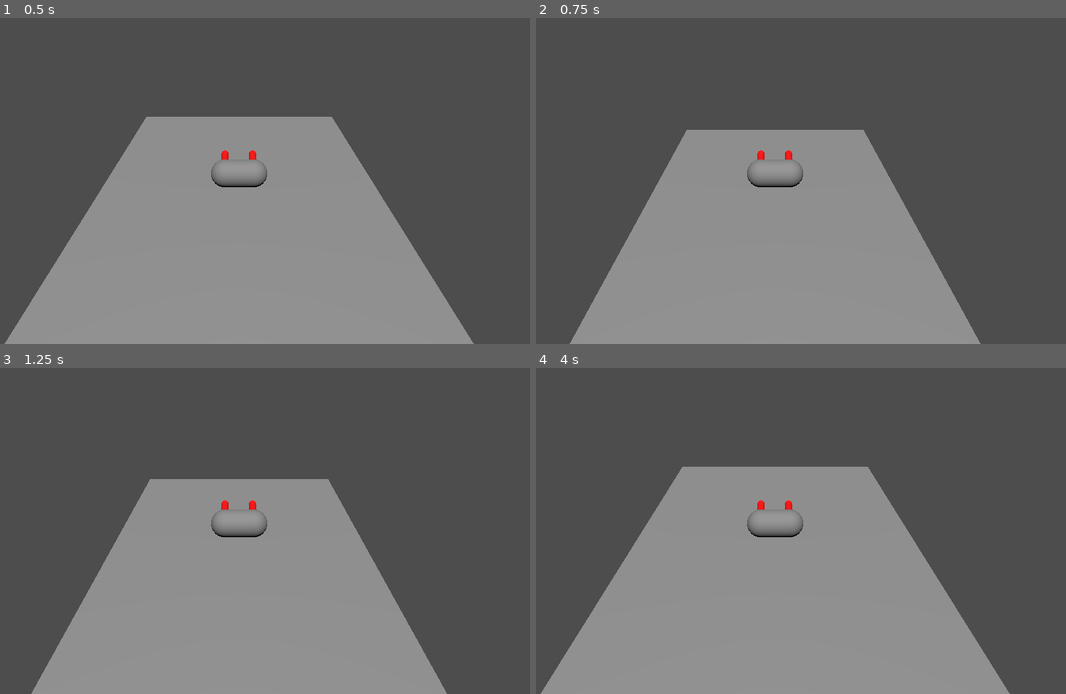
Above: before the commit, frames 1-4 (two rows, left to right).
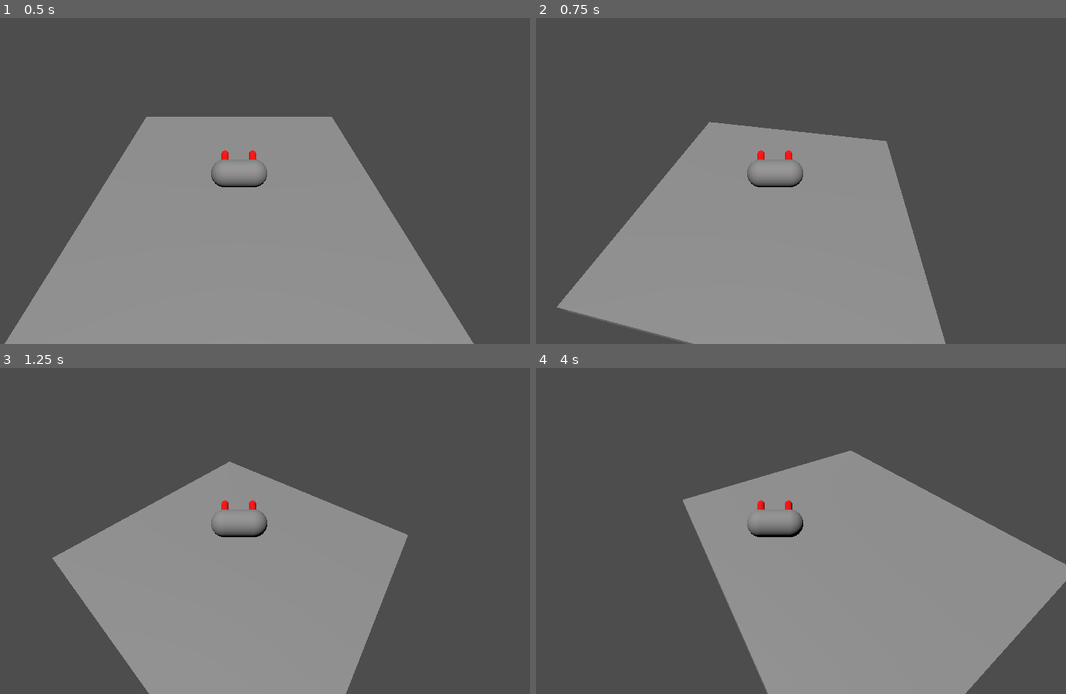
Above: after the commit, the same moments.

Repository: romeshdev/GGJ25
Game: Godot game, scene res://kitchen/kitchen.tscn
Same seed, same stepped clock (60 frames per second), same inputs: the game is played once before the commit and once after it.
Inputs:
- Up to frame 1 (0.5 s): no input
- Up to frame 2 (0.75 s): tap Enter (ui_accept) at 0.5, 0.6 s; hold E (crab_rotate_right, bound only after the commit) from 0.53 s (still down)
- Up to frame 3 (1.25 s): keep holding E (crab_rotate_right, bound only after the commit); tap Enter (ui_accept) at 0.77, 1.07 s
- Up to frame 4 (4 s): release E (crab_rotate_right, bound only after the commit) at 1.28 s; hold Down (ui_down) 1.28-2.03 s; tap Enter (ui_accept) at 1.35, 1.52, 1.82, 2.1, 2.85, 3.02, 3.32, 3.6, 3.77 s; hold E (crab_rotate_right, bound only after the commit) 2.03-2.78 s; hold Up (ui_up) 2.78-3.53 s; hold Q (crab_rotate_left, bound only after the commit) from 3.53 s (still down)

Frame 1 is identical in both runs. In frame 2, 4.7% of the frame differs, in the area x 3-84%, y 31-100%; in frame 3, 10%; in frame 4, 25%, in the area x 0-100%, y 25-100%.

Commit message:
crab rotation

Diff:
--- a/crab/crab.gd
+++ b/crab/crab.gd
@@ -4,13 +4,18 @@
 const JUMP_VELOCITY = 4.5
 
 func _physics_process(delta):
-	# Add the gravity.
-	if not is_on_floor():
+	# Fall down
+	var onFloor : bool = is_on_floor()
+	if not onFloor:
 		velocity += get_gravity() * delta
 
-	# Handle jump.
-	if Input.is_action_just_pressed("ui_accept") and is_on_floor():
+	# Handle jump
+	if Input.is_action_just_pressed("ui_accept") and onFloor:
 		velocity.y = JUMP_VELOCITY
+
+	# Handle rotation
+	var input_rotation = Input.get_axis("crab_rotate_left", "crab_rotate_right")
+	rotate_y(input_rotation * delta)
 
 	# Get the input direction and handle the movement/deceleration.
 	# As good practice, you should replace UI actions with custom gameplay actions.
--- a/project.godot
+++ b/project.godot
@@ -15,6 +15,19 @@
 config/features=PackedStringArray("4.3", "GL Compatibility")
 config/icon="res://icon.svg"
 
+[input]
+
+crab_rotate_left={
+"deadzone": 0.5,
+"events": [Object(InputEventKey,"resource_local_to_scene":false,"resource_name":"","device":-1,"window_id":0,"alt_pressed":false,"shift_pressed":false,"ctrl_pressed":false,"meta_pressed":false,"pressed":false,"keycode":0,"physical_keycode":81,"key_label":0,"unicode":97,"location":0,"echo":false,"script":null)
+]
+}
+crab_rotate_right={
+"deadzone": 0.5,
+"events": [Object(InputEventKey,"resource_local_to_scene":false,"resource_name":"","device":-1,"window_id":0,"alt_pressed":false,"shift_pressed":false,"ctrl_pressed":false,"meta_pressed":false,"pressed":false,"keycode":0,"physical_keycode":69,"key_label":0,"unicode":101,"location":0,"echo":false,"script":null)
+]
+}
+
 [rendering]
 
 renderer/rendering_method="gl_compatibility"
